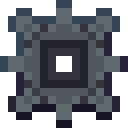
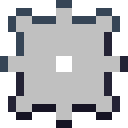
Layered file, before and after one edit (128 x 128). Changes by layer:
hid "carbon_steel" over [8, 8, 120, 120]
added layer "top.mask" (color) above "wood.noise" over [8, 8, 120, 120]
added layer "wood.base" above "gear.base" over [8, 8, 120, 120]
renamed "Background" to "gear.base", hid it over [8, 8, 120, 120]
